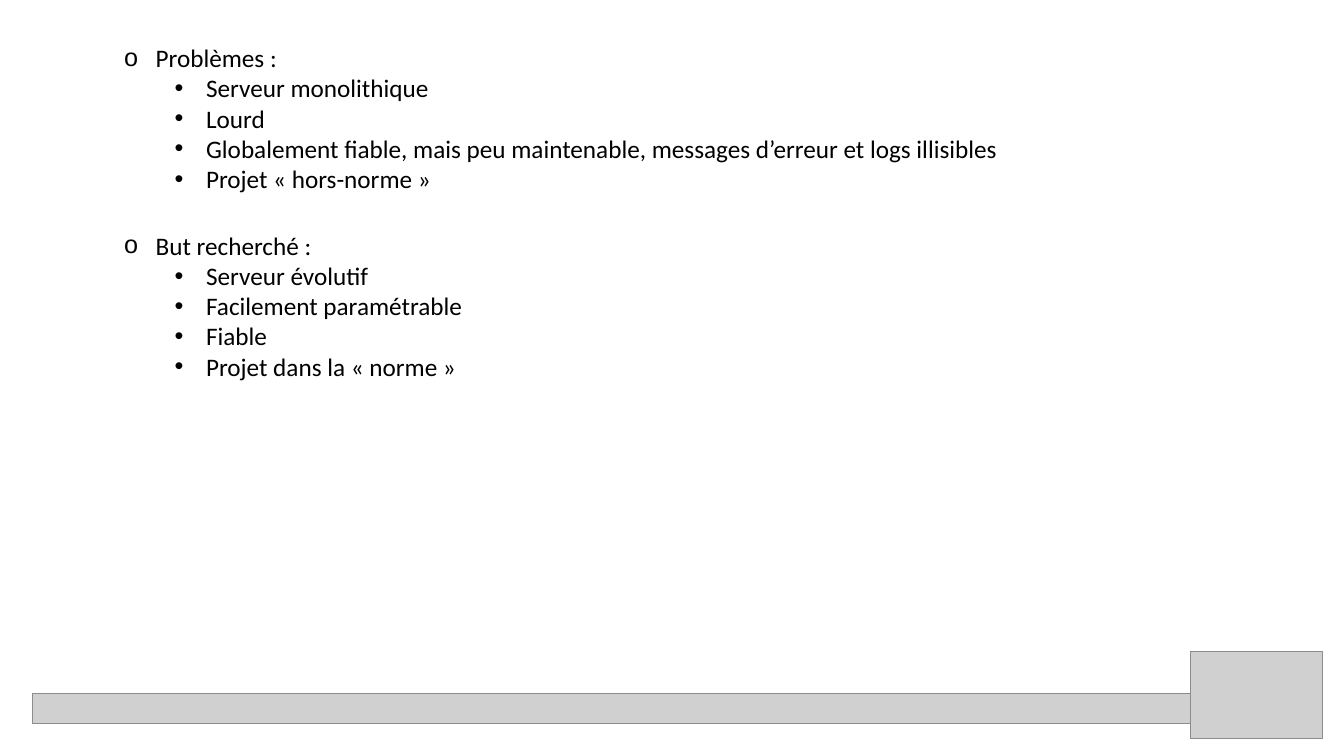
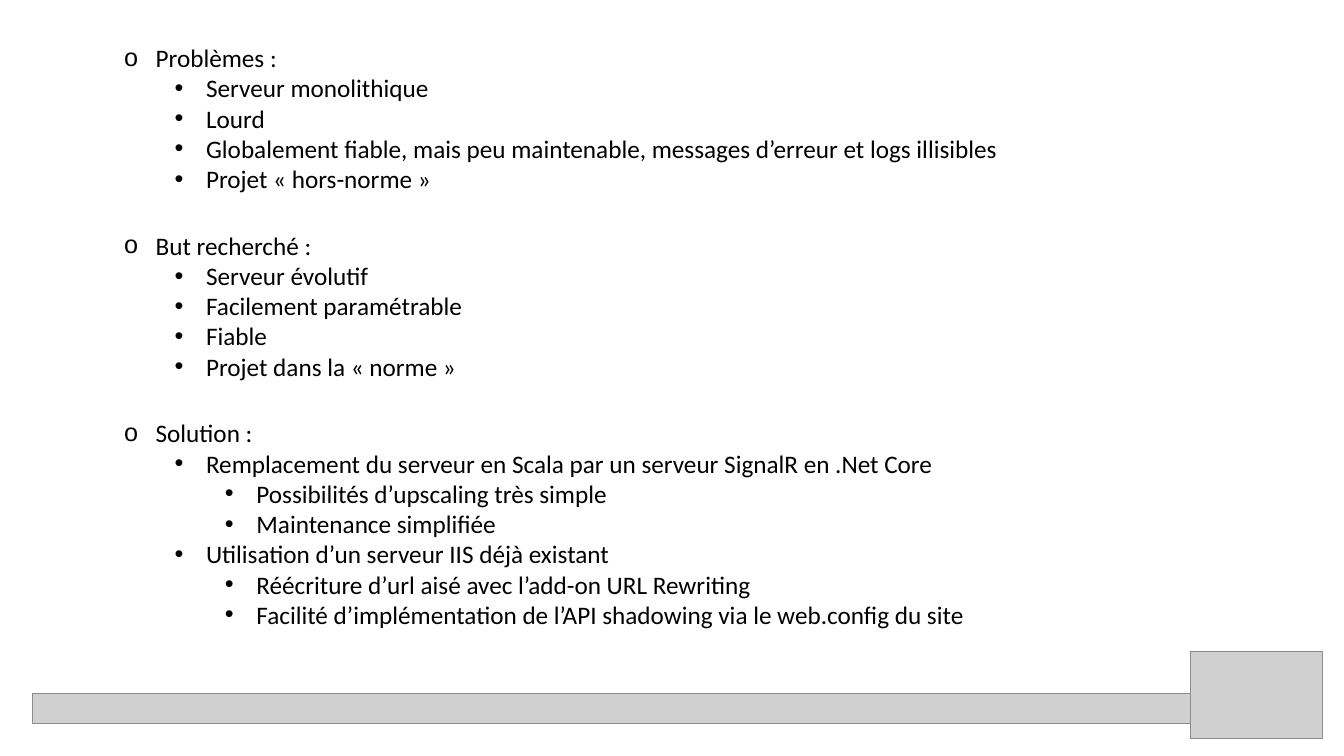
Before and after one commit to acaillol/SpeakUp-ApiShadowing, a slide deck: slide 6 of Speak'up API shadowing.pptx. Drawn at 1344x756 pixels with LibreOffice and Linux fonts; fonts in the diff are those of the drawing; grey boxes stand for pictures. Boxes give left, top, right and bottom in pixels: in the first picture for what was removed or moved away, otherwise in the second. Text is boxed around its words. In the diff, an @@ line names an element or a change of style, - is before the commit and + after.

Commit message:
Clarification du schéma de shadowing et ajout d'une capture de web.config

```diff
--- a/Speak'up API shadowing.pptx
+++ b/Speak'up API shadowing.pptx
@@ text added at (x1=156, y1=424, x2=963, y2=629), 18 pt, text #000000 @@
+o Solution :
+  • Remplacement du serveur en Scala par un serveur SignalR en .Net Core
+    • Possibilités d’upscaling très simple
+    • Maintenance simplifiée
+  • Utilisation d’un serveur IIS déjà existant
+    • Réécriture d’url aisé avec l’add-on URL Rewriting
+    • Facilité d’implémentation de l’API shadowing via le web.config du site
```
Also in this commit, not shown: 1 other slide changed, 3 slides added, 1 slide removed.
